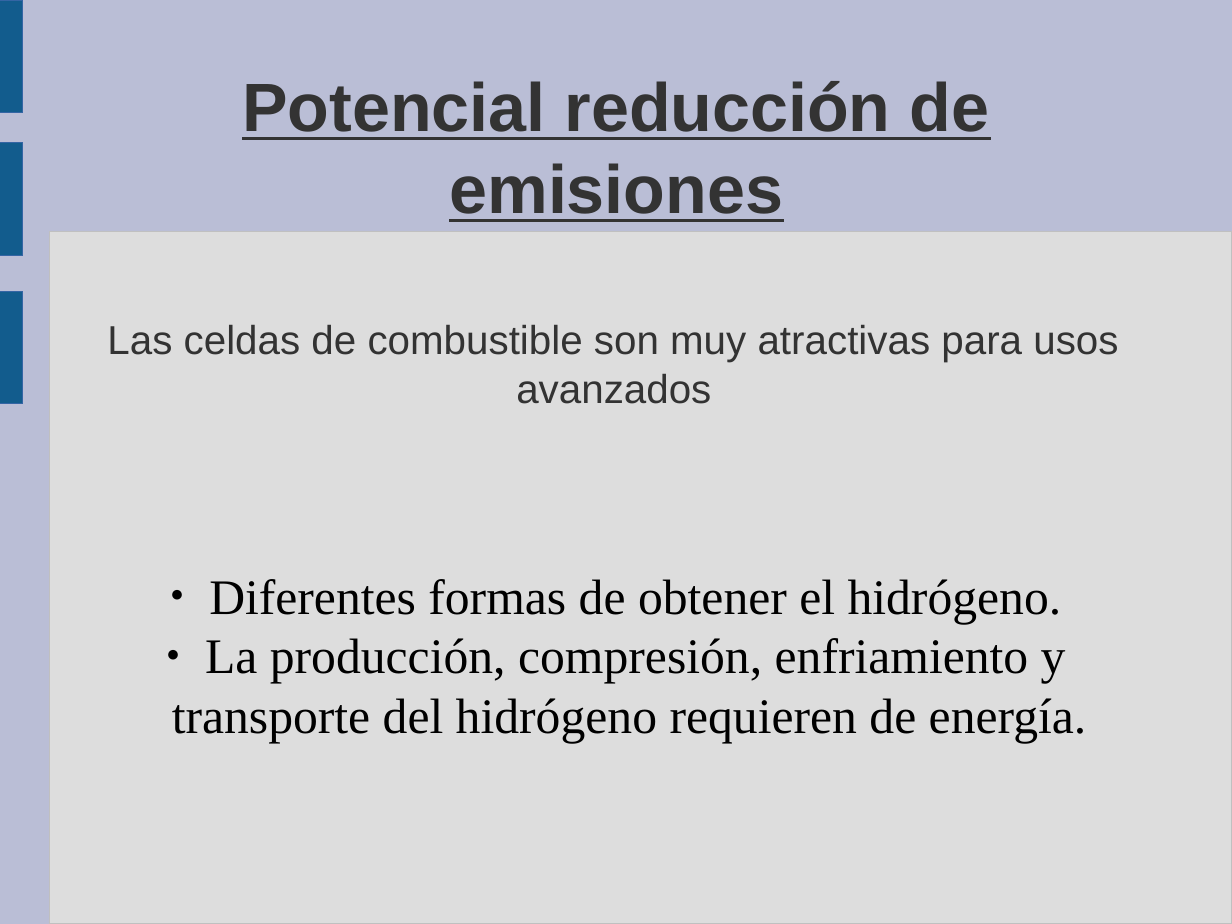
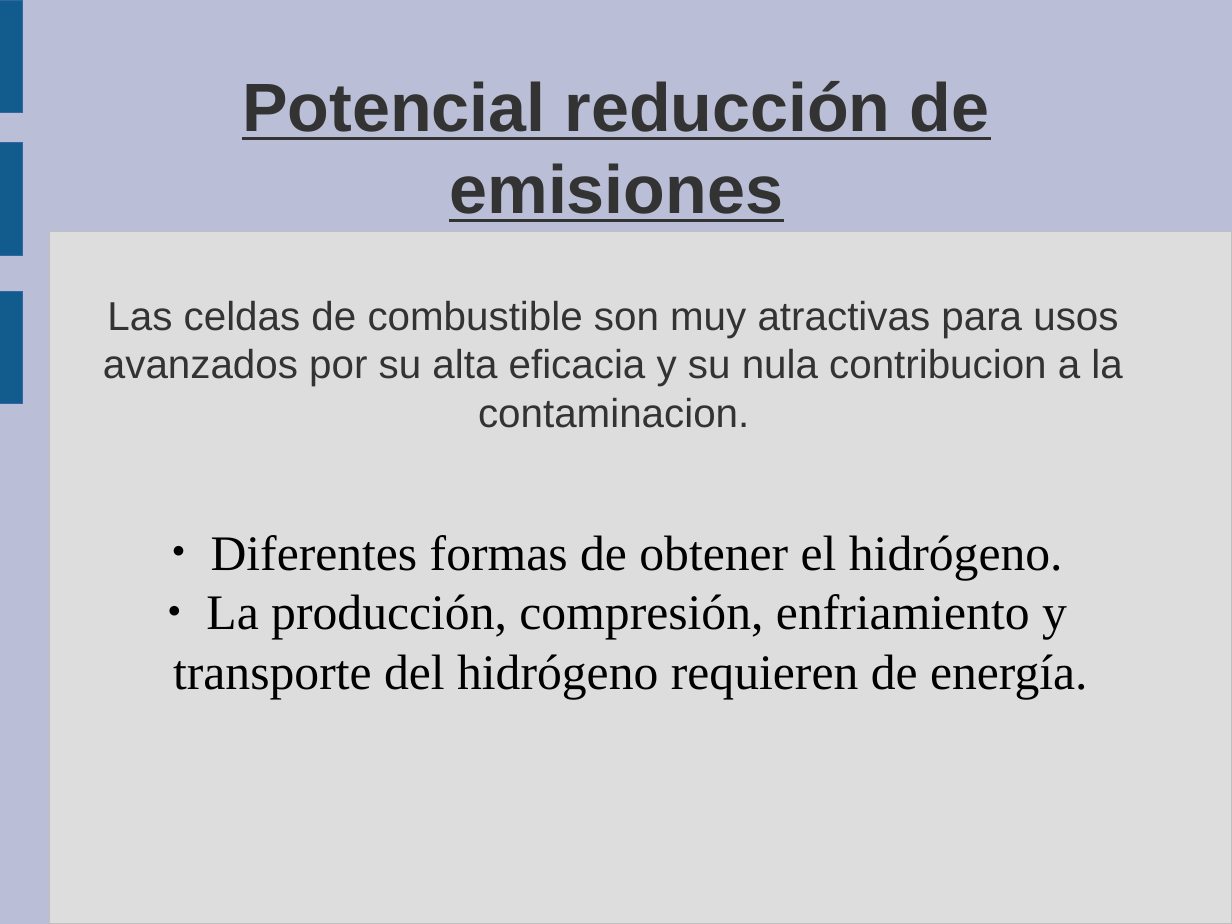
Before and after one commit to guanucoluis/proyecto5r1, a slide deck: slide 13 of Catedras/Tecnologia/MARCO.odp. Drawn at 1232x924 pixels with LibreOffice and Linux fonts; fonts in the diff are those of the drawing. Boxes give left, top, right and bottom in pixels: in the first picture for what was removed or moved away, otherwise in the second. Text is boxed around its words. In the diff, an @@ line names an element or a change of style, - is before the commit and + after.

```diff
--- a/Catedras/Tecnologia/MARCO.odp
+++ b/Catedras/Tecnologia/MARCO.odp
@@ title at (103, 301, 1122, 428): text changed @@
-Las celdas de combustible son muy atractivas para usos avanzados
+Las celdas de combustible son muy atractivas para usos avanzados por su alta eficacia y su nula contribucion a la contaminacion.
@@ subtitle "Diferentes formas de obtener el ...": place and size @@
-subtitle "Diferentes formas de obtener el ..." at (172, 579, 1087, 743)
+subtitle "Diferentes formas de obtener el ..." at (173, 535, 1088, 699)
```
Also in this commit, not shown: 6 other slides changed, 2 slides added, 1 slide removed.
